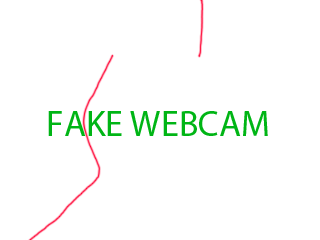
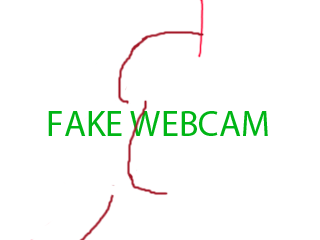
Layered file, before and after one edit (w=320, h=240). Changes by layer:
moved "Livello 1" above "FAKE WEBCAM", painted on it over (28, 30, 205, 240)
